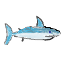
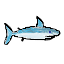
Layered file, before and after one edit (64x64). Changes by layer:
painted on "Pasted Layer" over [4, 16, 60, 45]
